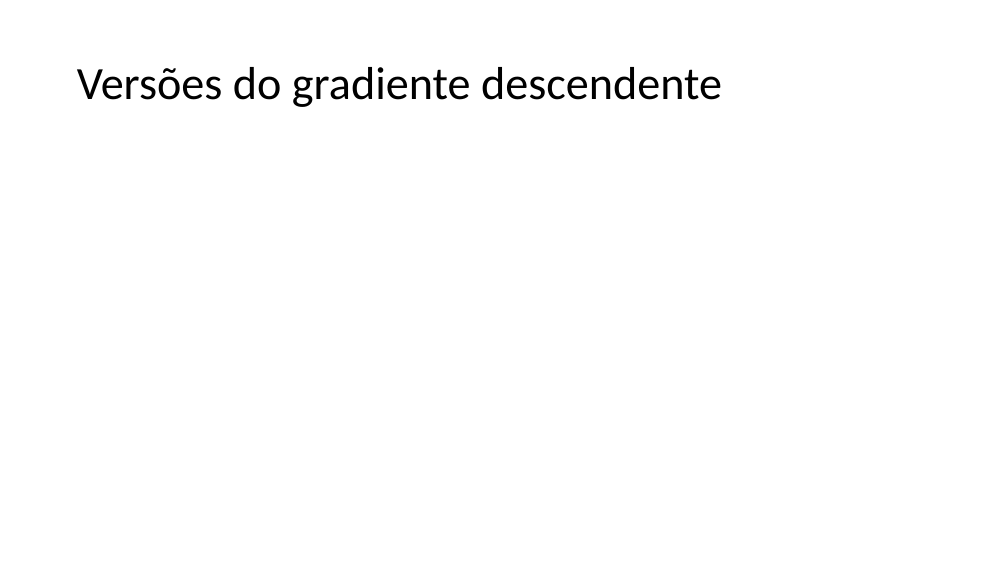
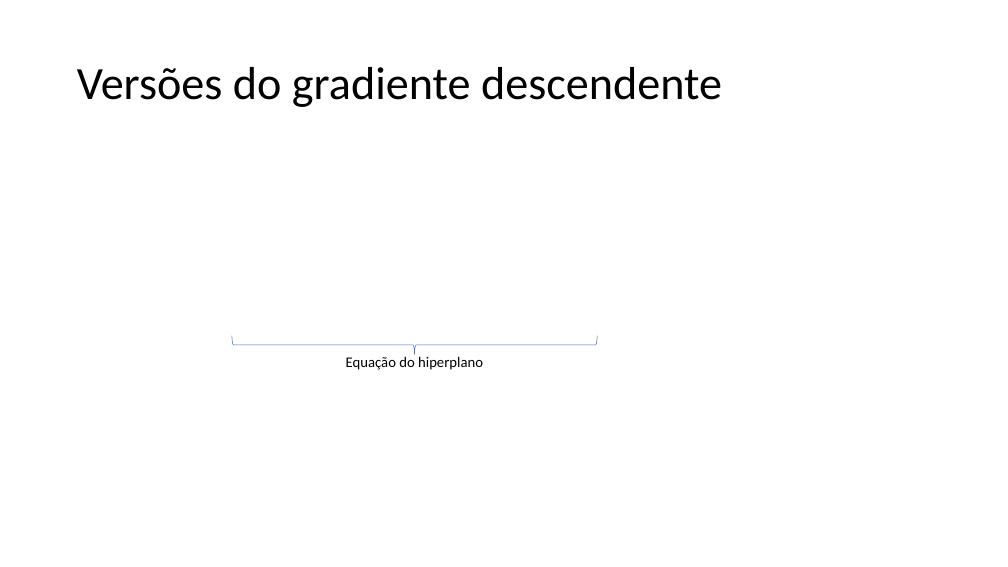
Before and after one commit to zz4fap/tp557-iot-ml, a slide deck: slide 24 of slides/TP557_6_Minimizando_o_erro.pptx (slide 23 before the commit). Drawn at 1008x567 pixels with LibreOffice and Linux fonts; fonts in the diff are those of the drawing; grey boxes stand for pictures. Boxes give left, top, right and bottom in pixels: in the first picture for what was removed or moved away, otherwise in the second. Text is boxed around its words. In the diff, an @@ line names an element or a change of style, - is before the commit and + after.

```diff
--- a/slides/TP557_6_Minimizando_o_erro.pptx
+++ b/slides/TP557_6_Minimizando_o_erro.pptx
@@ right brace added at (x1=232, y1=336, x2=597, y2=355), outline #4472C4 0.5 pt @@
@@ text added at (x1=346, y1=356, x2=483, y2=370), 14 pt, text #000000 @@
+Equação do hiperplano
```
Also in this commit, not shown: 11 other slides changed, 1 slide added, 1 other file.
